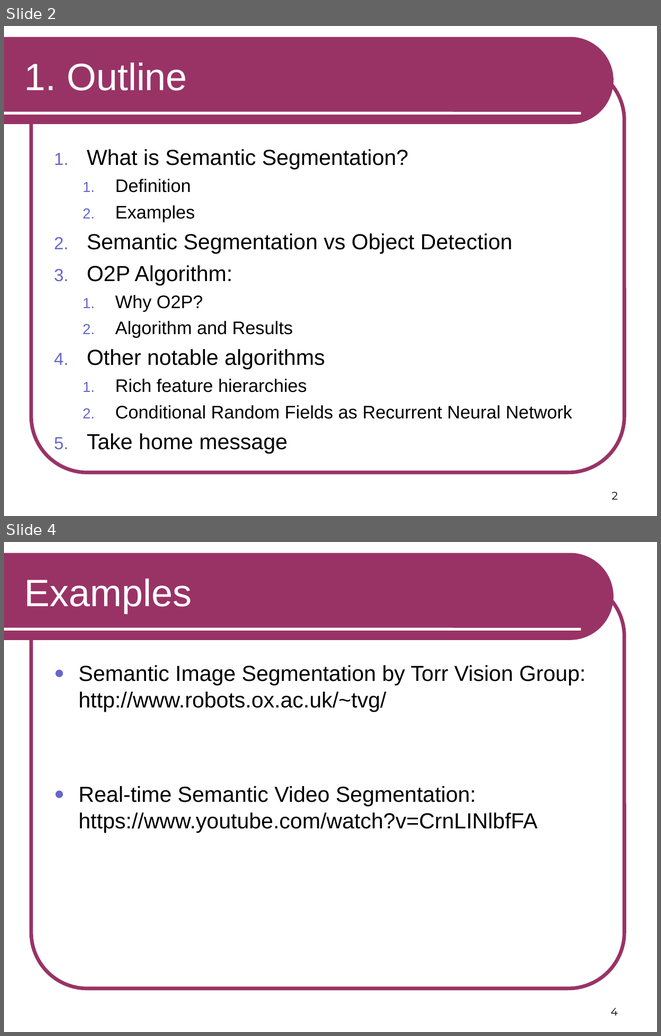
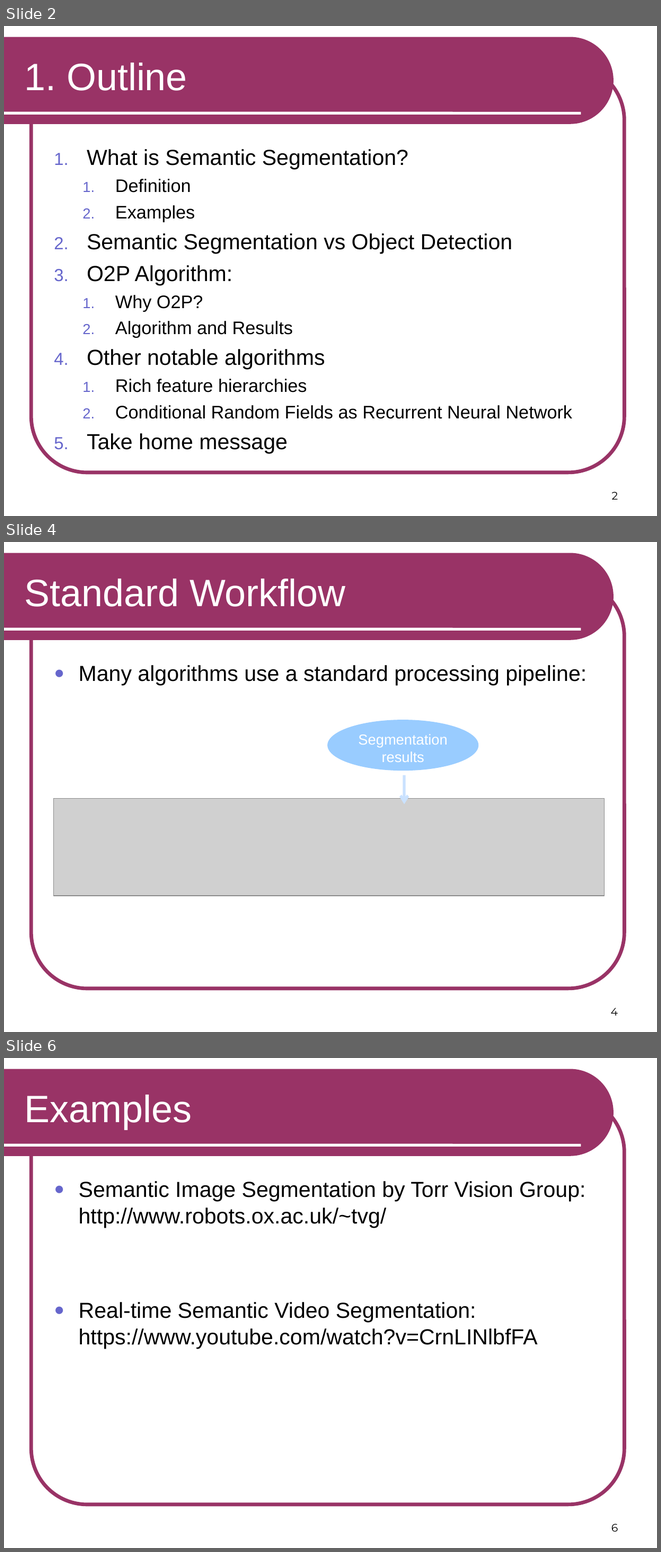
Before and after one commit to RSIP/SSI-SemanticSegmentation, a slide deck: template_slides.ppt. Shown one above the other, each under a label of ours: slides 2 and 4 before the commit, slides 2, 4 and 6 after it; the slides between them are not shown. The pictures are 661x1036 and 661x1552 pixels, drawn with LibreOffice and Linux fonts; fonts in the diff are those of the drawing; grey boxes stand for pictures. Boxes give left, top, right and bottom in pixels: in the first picture for what was removed or moved away, otherwise in the second. Text is boxed around its words. In the diff, an @@ line names an element or a change of style, - is before the commit and + after.

```diff
--- a/template_slides.ppt
+++ b/template_slides.ppt
@@ slide 4 added at box(4, 542, 657, 1032), background #FFFFFF; not listed: 3 template elements that a slide beside it also shows @@
@@ title added at box(25, 579, 345, 607), 42 pt, text #FFFFFF @@
+Standard Workflow
@@ text added at box(79, 665, 586, 686), 24 pt, text #000000 @@
+● Many algorithms use a standard processing pipeline:
@@ ellipse added at box(327, 720, 478, 770), fill #99CCFF, 16 pt, text #FFFFFF @@
+Segmentation results
@@ arrow added from (404, 775) to (404, 804), #CAE2FF 3 pt @@
@@ picture added at box(54, 799, 604, 896) @@
@@ page number added at box(611, 1007, 618, 1015), 12 pt, text #000000 @@
+4
@@ what was slide 4 is now slide 6 @@
@@ page number at box(611, 1523, 618, 1531): text changed @@
-4
+6
```
Also in this commit, not shown: 3 slides changed, 2 other slides added, 1 slide removed.
